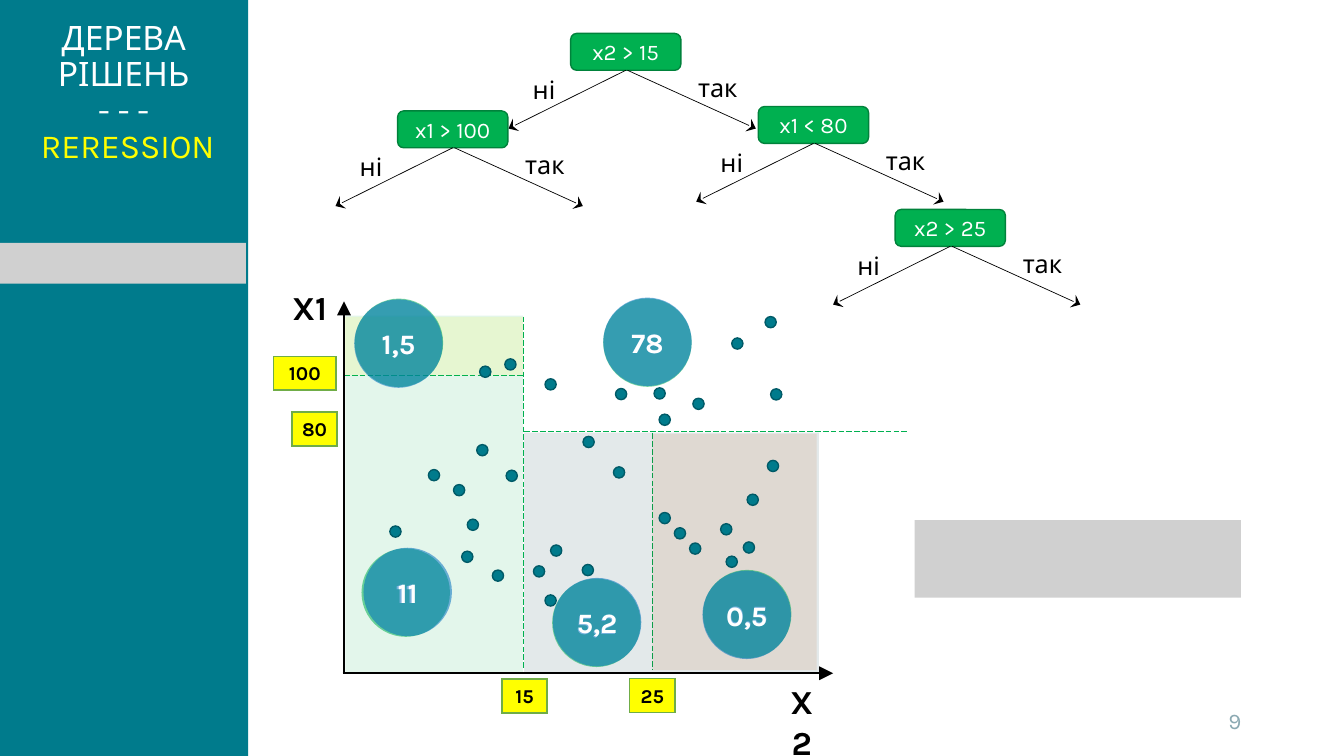
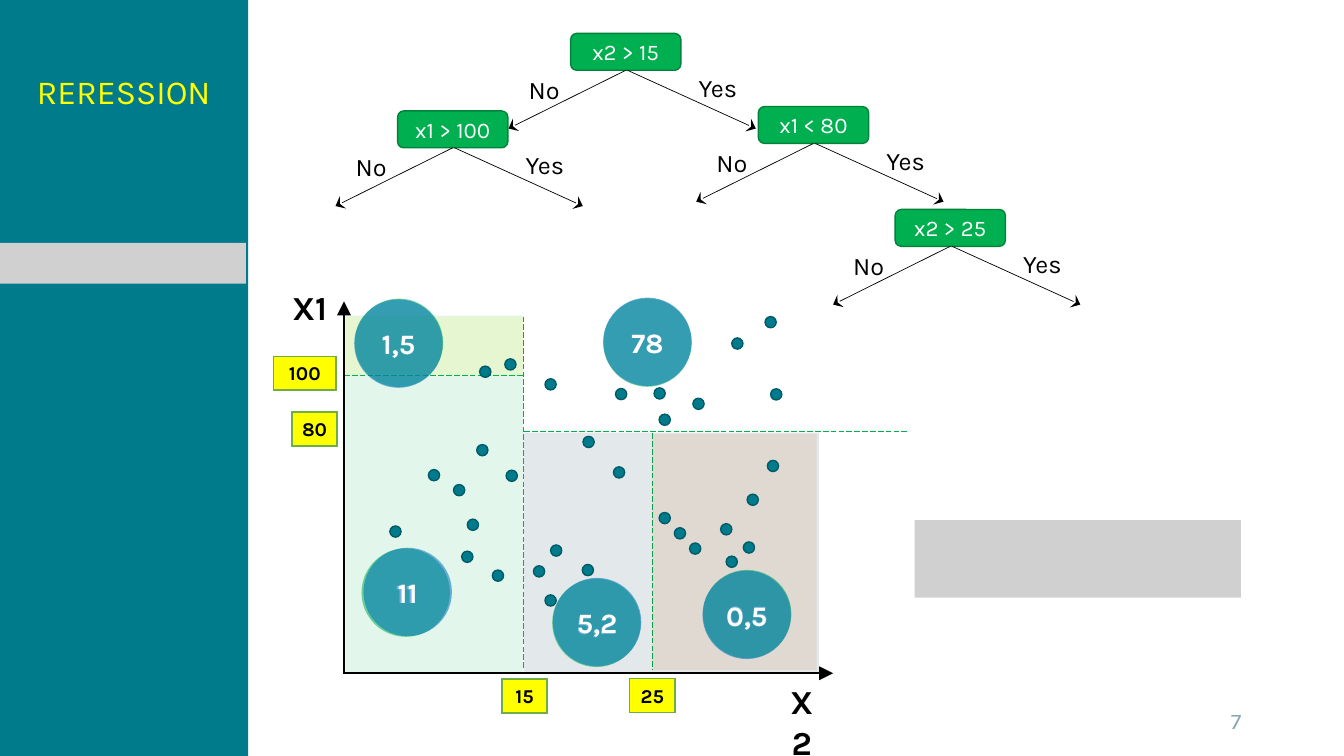
Before and after one commit to kleban/r-course-eng, a slide deck: slide 7 of pptx/061_Trees.pptx (slide 9 before the commit). Drawn at 1344x756 pixels with LibreOffice and Linux fonts; fonts in the diff are those of the drawing; grey boxes stand for pictures; background and template pictures are left out. Boxes give left, top, right and bottom in pixels: in the first picture for what was removed or moved away, otherwise in the second. Text is boxed around its words. In the diff, an @@ line names an element or a change of style, - is before the commit and + after.

```diff
--- a/pptx/061_Trees.pptx
+++ b/pptx/061_Trees.pptx
@@ title at [37,82,211,105]: text changed; text colour #FFFFFF to #FFFF00 @@
-ДЕРЕВА РІШЕНЬ
-- - -
-RERESSION
+RERESSION
@@ text at [529,83,560,105]: text changed @@
-ні
+No
@@ text at [699,81,737,103]: text changed @@
-так
+Yes
@@ text at [356,160,387,183]: text changed @@
-ні
+No
@@ text at [526,158,564,181]: text changed @@
-так
+Yes
@@ text at [716,156,747,179]: text changed @@
-ні
+No
@@ text at [886,154,924,176]: text changed @@
-так
+Yes
@@ text at [853,259,884,282]: text changed @@
-ні
+No
@@ text at [1023,257,1061,279]: text changed @@
-так
+Yes
@@ page number at [1231,715,1241,729]: text changed @@
-9
+7
```
Also in this commit, not shown: 2 other slides changed, 1 slide added, 3 slides removed, 5 other files.
